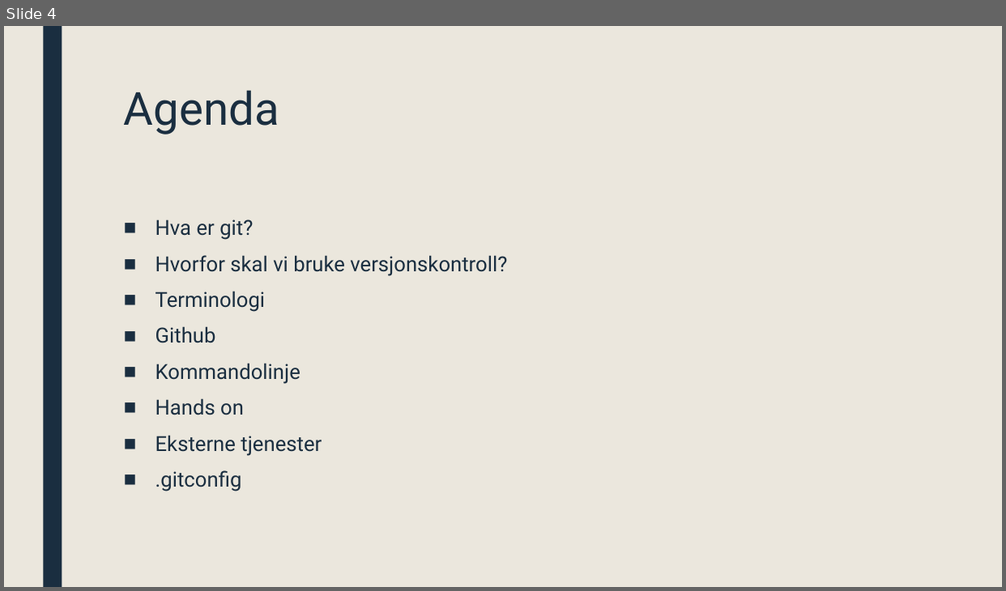
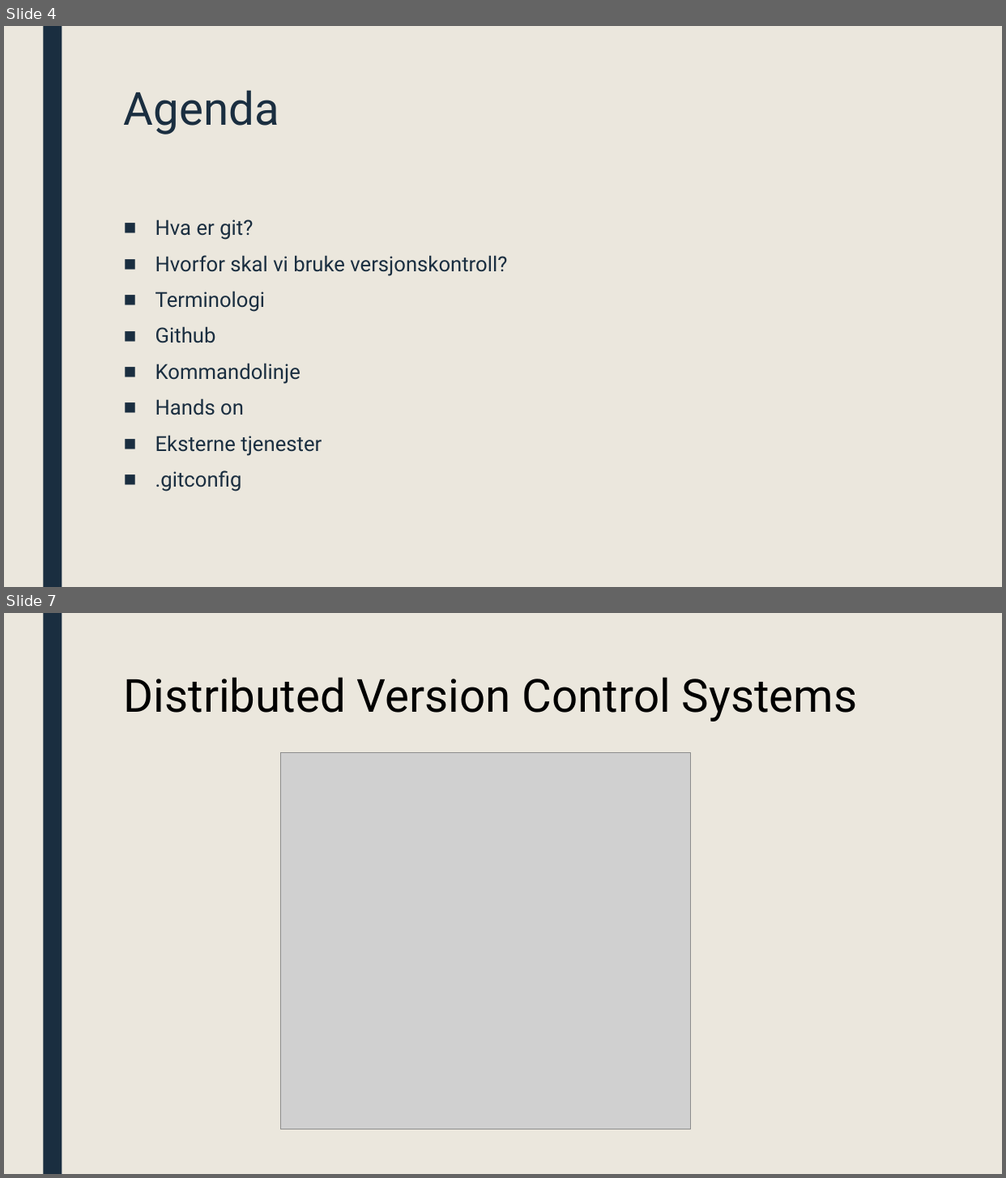
Before and after one commit to ufarm/sommer2016, a slide deck: GIT.pptx. Shown one above the other, each under a label of ours: slide 4 before the commit, slides 4 and 7 after it; the slides between them are not shown. The pictures are 1006x591 and 1006x1178 pixels, drawn with LibreOffice and Linux fonts; fonts in the diff are those of the drawing; grey boxes stand for pictures. Boxes give left, top, right and bottom in pixels: in the first picture for what was removed or moved away, otherwise in the second. Text is boxed around its words. In the diff, an @@ line names an element or a change of style, - is before the commit and + after.

Commit message:
Changes to images and added 'Checkout'

```diff
--- a/GIT.pptx
+++ b/GIT.pptx
@@ slide 7 added at [4, 613, 1002, 1174], background #EBE7DD; not listed: 1 template element that a slide beside it also shows @@
@@ title added at [124, 677, 857, 722], 44 pt, text #000000 @@
+  Distributed Version Control Systems
@@ picture added at [281, 753, 691, 1130] @@
```
Also in this commit, not shown: 5 slides changed, 7 other slides added, 1 slide removed.
